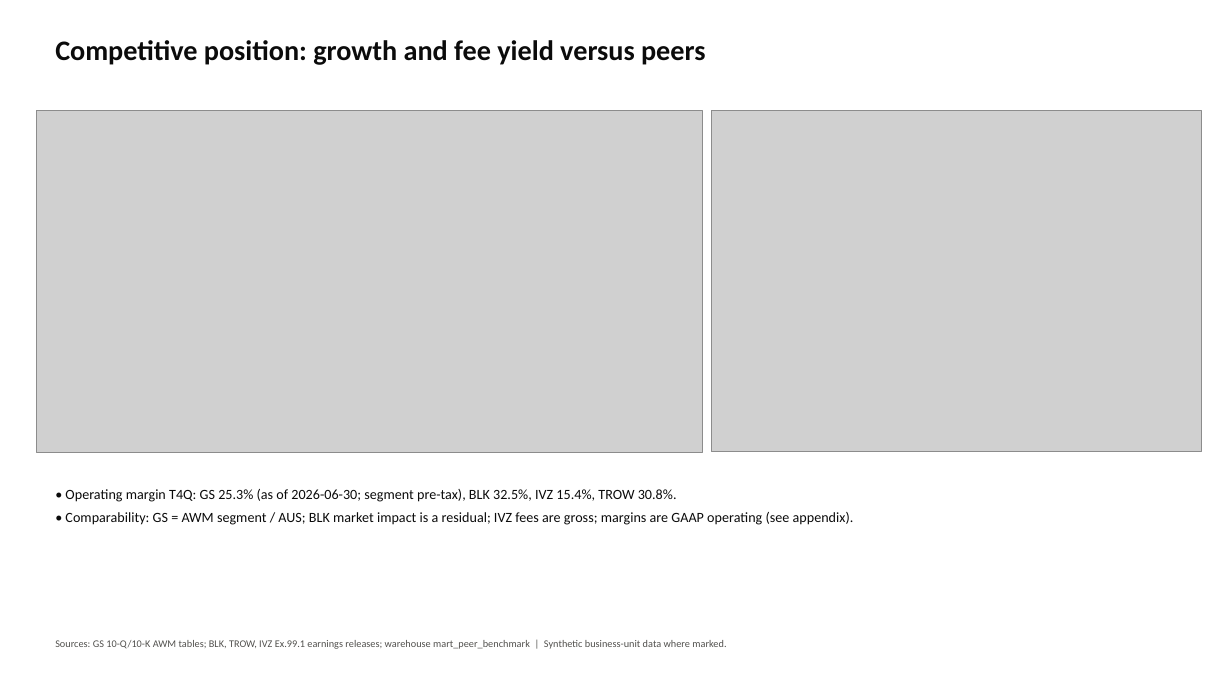
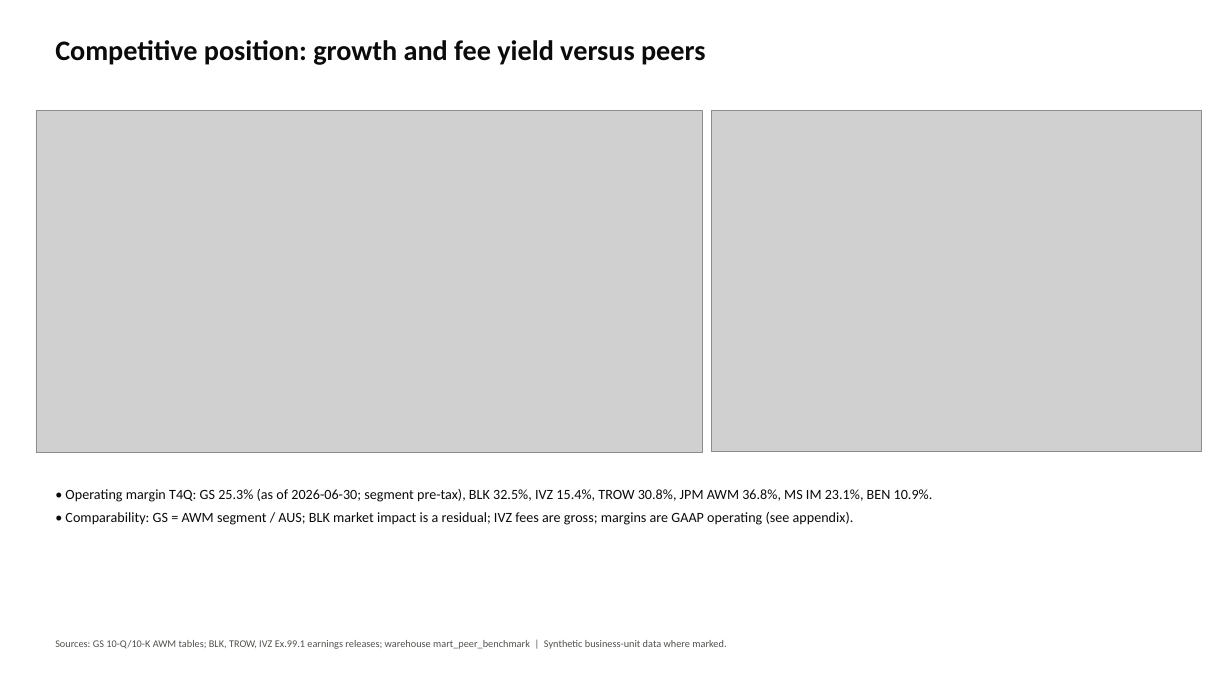
Before and after one commit to swalihnm/assetlens, a slide deck: slide 2 of outputs/deck/AssetLens_Board_Pack.pptx. Drawn at 1232x693 pixels with LibreOffice and Linux fonts; fonts in the diff are those of the drawing; grey boxes stand for pictures. Boxes give left, top, right and bottom in pixels: in the first picture for what was removed or moved away, otherwise in the second. Text is boxed around its words. In the diff, an @@ line names an element or a change of style, - is before the commit and + after.

```diff
--- a/outputs/deck/AssetLens_Board_Pack.pptx
+++ b/outputs/deck/AssetLens_Board_Pack.pptx
@@ text at box(65, 489, 933, 502): text changed @@
-• Operating margin T4Q: GS 25.3% (as of 2026-06-30; segment pre-tax), BLK 32.5%, IVZ 15.4%, TROW 30.8%.
+• Operating margin T4Q: GS 25.3% (as of 2026-06-30; segment pre-tax), BLK 32.5%, IVZ 15.4%, TROW 30.8%, JPM AWM 36.8%, MS IM 23.1%, BEN 10.9%.
```
Also in this commit, not shown: 2 other slides changed, 16 other files.
